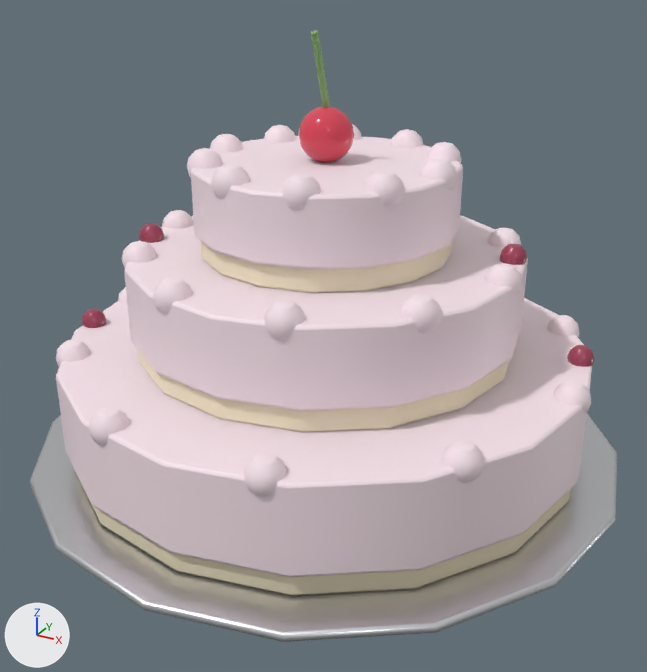
An edit to the glTF model public/models/cake.low.glb, drawn before and after from the same camera.
Both versions are drawn from a 50 mm lens placed at (1.39, -2.54, 2.1), pointed at (0.01, -0.04, 0.85). The axes (+X, +Y, +Z) are drawn at lower left. The lights are the same throughout. The picture after the commit comes second. Where no turn or scale is listed for an object, it has been applied to the vertices. Vertices at exactly the same position are counted once.

Objects in the first picture: 'berries', 'cream1', 'cream2', 'cream3', 'stand', 'tier1', 'tier2', 'tier3', 'topper'.
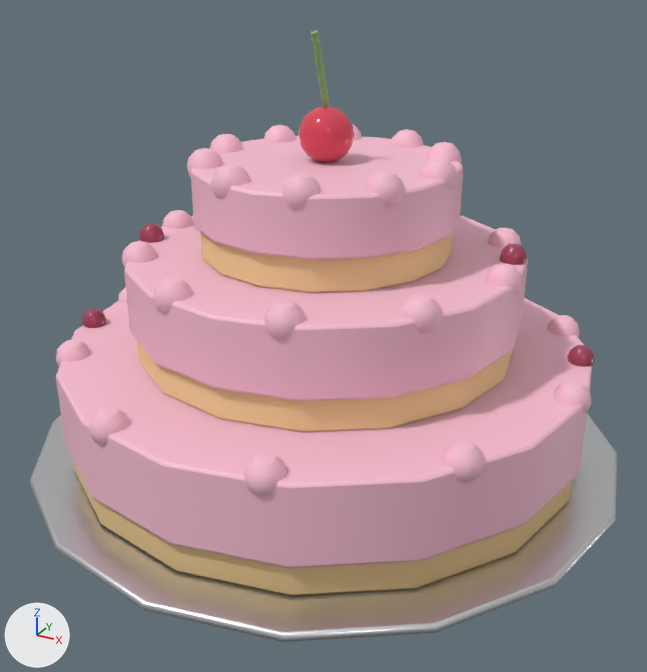
What the commit changed:
Material 'frosting' (mat_frosting) changes colour from white #f9e6ed to pink #fac0d4; in linear values from (0.95, 0.79, 0.85) to (0.96, 0.53, 0.66).
Material 'sponge' (mat_sponge) changes colour from beige #f7eacb to beige #f3d097; in linear values from (0.93, 0.82, 0.6) to (0.9, 0.63, 0.31).
me_cylinder_003 has 192 vertices, 376 faces and spans x -0.92..0.92, y -0.92..0.92, z -0.19..0.19.
me_cylinder_003 is used by ob_tier1; location (0.0, 0.0, 0.62).
me_cylinder_003 part 1: all 48 vertices in x -0.92..0.92, y -0.92..0.92, z -0.11..-0.1 are moved by (0.0, 0.0, 0.03).
me_cylinder_005 has 192 vertices, 376 faces and spans x -0.67..0.67, y -0.67..0.67, z -0.17..0.17.
me_cylinder_005 is used by ob_tier2; location (0.0, 0.0, 0.98).
me_cylinder_005 part 2: all 48 vertices in x -0.67..0.67, y -0.67..0.67, z -0.09..-0.08 are moved by (0.0, 0.0, 0.03).
me_cylinder_007 has 192 vertices, 376 faces and spans x -0.44..0.44, y -0.44..0.44, z -0.15..0.15.
me_cylinder_007 is used by ob_tier3; location (0.0, 0.0, 1.3).
me_cylinder_007 part 3: all 48 vertices in x -0.44..0.44, y -0.44..0.44, z -0.07..-0.06 are moved by (0.0, 0.0, 0.03).

Boxes (x1, y1, x2, y2) around the edits, measured in the pictures (647 x 672 px; the box of a moved part takes in the faces that stretch with it):
'tier1', recoloured, reshaped
    both: (56, 298, 592, 596)
'tier2', recoloured, reshaped (white to pink)
    both: (124, 215, 528, 432)
'tier3', recoloured, reshaped
    both: (191, 136, 463, 293)
'cream3', recoloured
    both: (187, 124, 462, 210)
'cream1', recoloured
    both: (56, 287, 591, 497)
'cream2', recoloured
    both: (122, 210, 522, 340)
part 1 of me_cylinder_003, moved or reshaped
    before: (56, 378, 587, 577)
    after: (56, 378, 587, 568)
part 2 of me_cylinder_005, moved or reshaped
    before: (124, 261, 528, 411)
    after: (124, 261, 528, 401)
part 3 of me_cylinder_007, moved or reshaped
    before: (191, 169, 463, 269)
    after: (191, 169, 463, 259)
